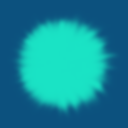
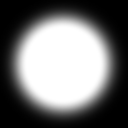
The second 128px x 128px image is a revision of the first. Changes to its layers:
removed layer "Layer 2" over [7, 9, 124, 128]
removed layer "Layer 1" over [0, 0, 128, 128]
